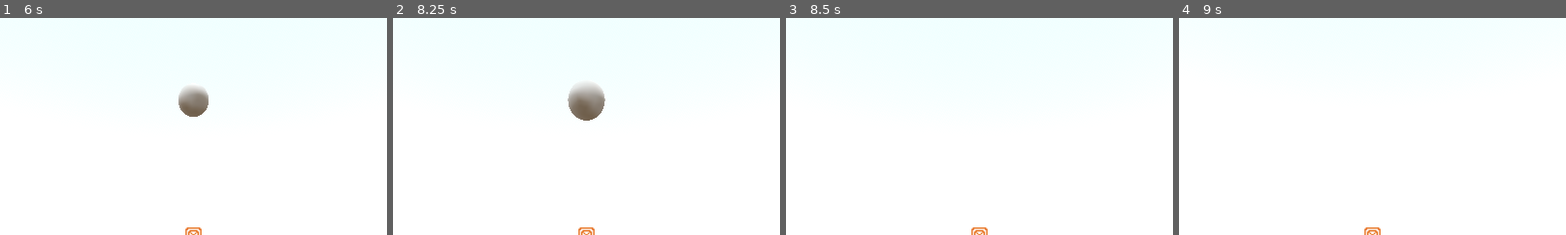
Above: before the commit, frames 1-4 (left to right).
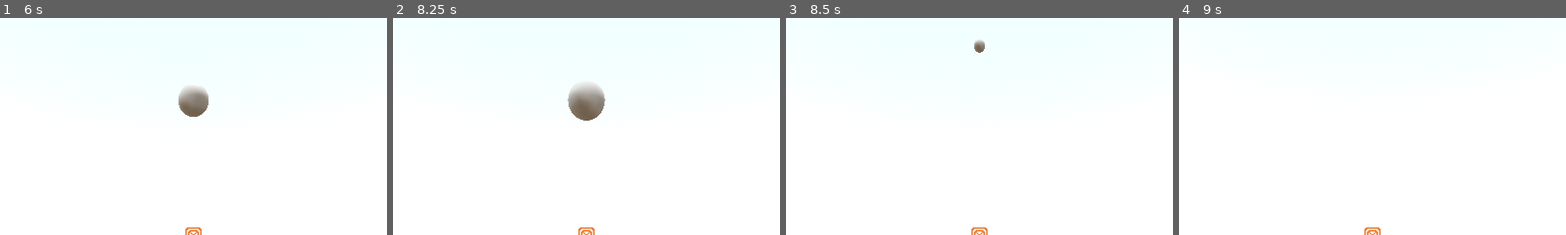
Above: after the commit, the same moments.

Repository: Aurora-Veill/3d-fps-deck-builder
Game: Godot game, scene res://node_3d.tscn
Same seed, same stepped clock (60 frames per second), same inputs: the game is played once before the commit and once after it. The engine's default icon, where the game draws it, is replaced by a stand-in: a white triangle on a blue panel in a dark square.
Inputs (mouse positions are % of the whole screen's width and height, from its top left):
- Up to frame 1 (6 s): move the mouse to (55, 50) at 0.52 s; hold W (forward) 0.53-5.78 s; right-click (55, 50) at 0.6 s; tap Space (jump) at 0.77, 1.52, 2, 3.02, 3.5, 3.77, 4.52, 5 s; tap Enter at 1.25, 2.75, 4.25 s; move the mouse to (45, 50) at 1.27 s; click (45, 50) at 1.35 s; right-click (45, 50) at 1.55 s; move the mouse to (52, 48) at 2.02 s; right-click (52, 48) at 2.1 s; move the mouse to (49, 52) at 2.77 s; right-click (49, 52) at 2.85 s; move the mouse to (57, 51) at 3.52 s; click (57, 51) at 3.6 s; right-click (57, 51) at 3.8 s; move the mouse to (42, 49) at 4.27 s; right-click (42, 49) at 4.35 s; move the mouse to (51, 50) at 5.02 s; right-click (51, 50) at 5.1 s; move the mouse to (46, 48) at 5.77 s; hold E (cycle_card_right) from 5.78 s (still down); click (46, 48) at 5.85 s
- Up to frame 2 (8.25 s): tap Space (jump) at 6.02, 6.77, 7.52 s; right-click (46, 48) at 6.05 s; move the mouse to (55, 50) at 6.52 s; release E (cycle_card_right) at 6.53 s; hold W (forward) from 6.53 s (still down); right-click (55, 50) at 6.6 s; move the mouse to (45, 50) at 7.27 s; right-click (45, 50) at 7.35 s; move the mouse to (52, 48) at 8.02 s; click (52, 48) at 8.1 s
- Up to frame 3 (8.5 s): keep holding W (forward); right-click (52, 48) at 8.3 s
- Up to frame 4 (9 s): move the mouse to (49, 52) at 8.77 s; release W (forward) at 8.78 s; hold Q (cycle_card_left) from 8.78 s (still down); right-click (49, 52) at 8.85 s
The pictures show only the part of the screen within x 25-75%, y 0-50%; the shares and areas given below are measured in that part.

Frames 1-2 are identical in both runs. In frame 3, 0.1% of the frame differs, in the area x 48-52%, y 10-17%; in frame 4, nothing differs.
Error after the commit: Invalid access of index '-1' on a base object of type: 'Array'. (res://movement.gd:45)

Commit message:
generalize hp

Diff:
--- a/Dash.gd
+++ b/Dash.gd
@@ -8,4 +8,5 @@
 	PC.velocity = direction.normalized() * 400
 	uses -= 1
 	if uses <= 0:
+		PC.removeCard()
 		queue_free()
--- a/Enemy.gd
+++ b/Enemy.gd
@@ -15,11 +15,11 @@
 		velocity.y -= gravity * delta
 	var direction = Vector3.ZERO
 	nav.set_target_position(target.global_position)
-
+	print($HP.hp)
 	direction = (nav.get_next_path_position() - global_position).normalized()
 	velocity = velocity.lerp(direction * SPEED, delta)
 	move_and_slide()
-func damage(dmg):
-	hp -= dmg
-	if hp == 0:
-		queue_free()
+
+
+func _on_hp_on_death():
+	queue_free() # Replace with function body.
--- a/Enemy.tscn
+++ b/Enemy.tscn
@@ -1,6 +1,7 @@
-[gd_scene load_steps=4 format=3 uid="uid://ucq1aph8j4pn"]
+[gd_scene load_steps=5 format=3 uid="uid://ucq1aph8j4pn"]
 
 [ext_resource type="Script" path="res://Enemy.gd" id="1_7el6l"]
+[ext_resource type="PackedScene" uid="uid://dhhhc0afvu644" path="res://hp.tscn" id="2_p2hkx"]
 
 [sub_resource type="CapsuleShape3D" id="CapsuleShape3D_0ydvp"]
 
@@ -16,3 +17,8 @@
 mesh = SubResource("CapsuleMesh_lfkk1")
 
 [node name="navigator" type="NavigationAgent3D" parent="."]
+
+[node name="HP" parent="." instance=ExtResource("2_p2hkx")]
+maxHP = 2
+
+[connection signal="onDeath" from="HP" to="." method="_on_hp_on_death"]
--- /dev/null
+++ b/HP.gd
@@ -0,0 +1,25 @@
+extends Node3D
+@export var maxHP = 100
+@export var regenSpeed = 0
+@export var maxRegenTimer = 1
+var hp = maxHP
+var regenTimer = maxRegenTimer
+signal takeDmg
+signal onDeath
+signal onHeal
+func take_dmg(dmg):
+	if hp <= 0:
+		return
+	hp -= dmg
+	takeDmg.emit()
+	if hp <= 0:
+		onDeath.emit()
+func heal(health):
+	hp += health
+	hp = min(hp, maxHP)
+	onHeal.emit()
+func _process(delta):
+	regenTimer -= delta
+	if regenTimer <= 0:
+		regenTimer = maxRegenTimer
+		heal(regenSpeed)
--- a/bullet.gd
+++ b/bullet.gd
@@ -19,11 +19,11 @@
 
 
 func _on_area_3d_body_entered(body):
-	if body != maker and body.has_method("damage"):
-		body.damage(dmg)
+	if body != maker and body.has_node("HP"):
+		body.get_node("HP").take_dmg(dmg)
 		queue_free()
 
 
-func _on_area_3d_body_shape_entered(body_rid, body, body_shape_index, local_shape_index):
+func _on_area_3d_body_shape_entered(_body_rid, body, _body_shape_index, _local_shape_index):
 	if body != maker:
 		queue_free() # Replace with function body.
--- a/character_body_3d.tscn
+++ b/character_body_3d.tscn
@@ -1,6 +1,7 @@
-[gd_scene load_steps=4 format=3 uid="uid://cof1cf5gtmex"]
+[gd_scene load_steps=5 format=3 uid="uid://cof1cf5gtmex"]
 
 [ext_resource type="Script" path="res://movement.gd" id="1_fmirg"]
+[ext_resource type="PackedScene" uid="uid://dhhhc0afvu644" path="res://hp.tscn" id="2_cschx"]
 
 [sub_resource type="CapsuleShape3D" id="CapsuleShape3D_q2c65"]
 
@@ -21,3 +22,5 @@
 
 [node name="RayCast3D" type="RayCast3D" parent="."]
 transform = Transform3D(2, 0, 0, 0, -8.74228e-08, -2, 0, 2, -8.74228e-08, 0, 0, 0)
+
+[node name="HP" parent="." instance=ExtResource("2_cschx")]
--- a/dash_card.tscn
+++ b/dash_card.tscn
@@ -4,4 +4,4 @@
 
 [node name="Node3D" type="Node3D"]
 script = ExtResource("1_hksr8")
-uses = 500
+uses = 10
--- /dev/null
+++ b/hp.tscn
@@ -0,0 +1,6 @@
+[gd_scene load_steps=2 format=3 uid="uid://dhhhc0afvu644"]
+
+[ext_resource type="Script" path="res://HP.gd" id="1_iks5s"]
+
+[node name="HP" type="Node3D"]
+script = ExtResource("1_iks5s")
--- a/movement.gd
+++ b/movement.gd
@@ -13,11 +13,10 @@
 var hasDashed = false
 func _ready():
 	hand.append(load("res://dash_card.tscn").instantiate())
-func _process(delta):
+func _process(_delta):
 	Input.set_mouse_mode(Input.MOUSE_MODE_CAPTURED)
 
 func _physics_process(delta):
-
 	if not is_on_floor():
 		if hasDashed:
 			velocity.y -= gravity * delta * 3
@@ -41,7 +40,11 @@
 		attack(projectile)
 
 	if Input.is_action_just_pressed("use_card"):
-		if hand[activeCard] and hand[activeCard].has_method("use"):
+		if hand.size() <= activeCard:
+			return
+		if !hand[activeCard]:
+			return
+		if hand[activeCard].has_method("use"):
 			hand[activeCard].use(self)
 
 	if Input.is_action_just_pressed("cycle_card_left"):
@@ -69,5 +72,6 @@
 	atk.maker = self
 	get_parent().add_child(atk)
 
-func damage(dmg):
-	hp -= dmg
+
+func removeCard():
+	hand.remove_at(activeCard)
